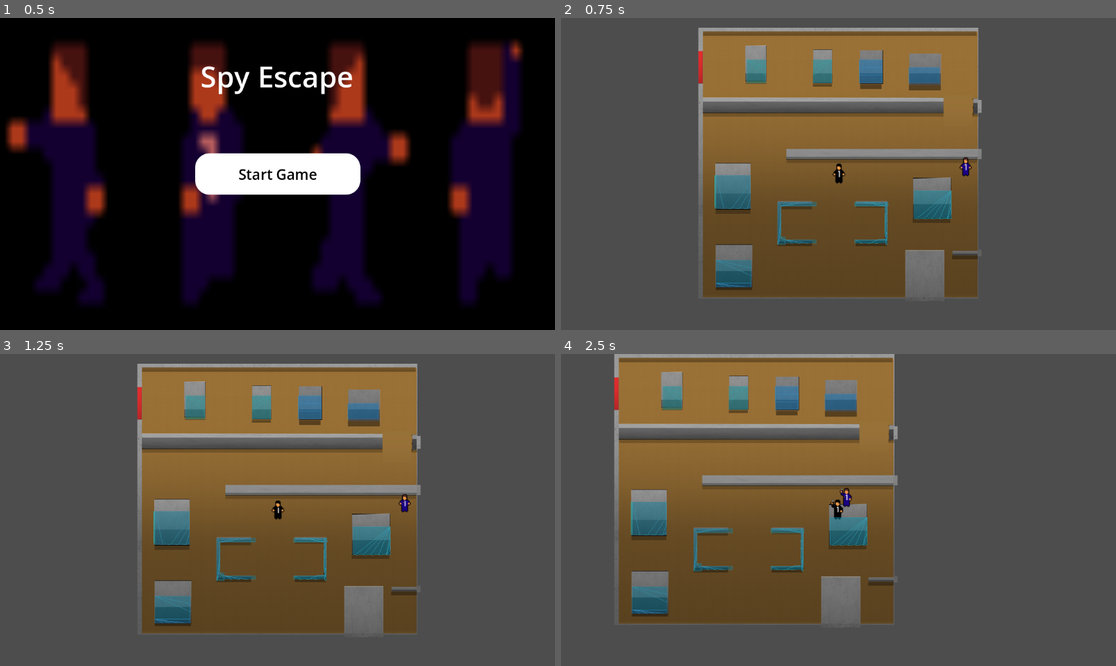
Above: before the commit, frames 1-4 (two rows, left to right).
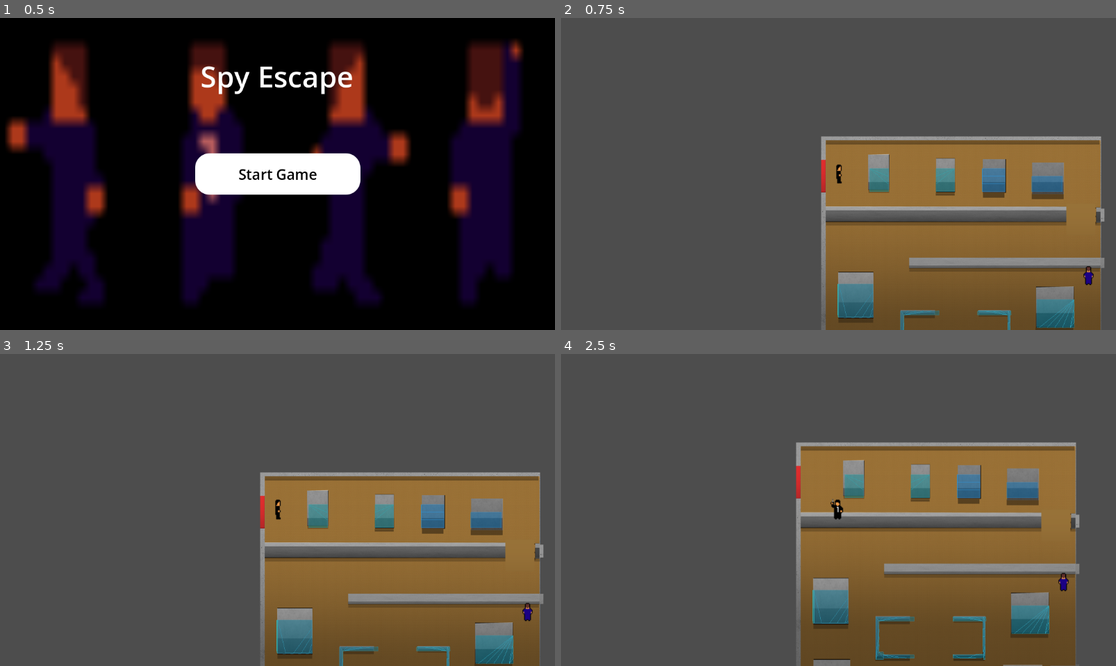
Above: after the commit, the same moments.

Repository: dakaleeb/GodotGroupProject
Game: Godot game, scene res://main_menu.tscn
The game is run twice, just before and just after one commit, with the same random seed, the same clock (stepped at 60 frames per second) and the same inputs.
Inputs (mouse positions are in pixels of both pictures, inside the frame that each line leads up to):
- Up to frame 1 (0.5 s): no input
- Up to frame 2 (0.75 s): click "Start Game" at 0.5 s
- Up to frame 3 (1.25 s): no input
- Up to frame 4 (2.5 s): move the mouse to (960, 494) at 1.27 s; hold Right (right) 1.28-2.03 s; hold Shift (run) 1.28-2.03 s; click (960, 494) at 1.35 s; move the mouse to (727, 525) at 2.02 s; hold Down (down) from 2.03 s (still down); tap Shift (run) at 2.1 s; click (727, 525) at 2.3 s

Frame 1 is identical in both runs. In frame 2, 56% of the frame differs, in the area x 24-98%, y 3-100%; in frame 3, 56%; in frame 4, 64%, in the area x 9-94%, y 0-100%.

Commit message:
guard work

Diff:
--- a/spy-escape/Character/guard.gd
+++ b/spy-escape/Character/guard.gd
@@ -3,22 +3,52 @@
 @export var walk_speed := 150
 @export var run_speed := 250
 @export var health := 3
-@export var detection_range := 200.0
-@export var lose_sight_range := 300.0
+@export var detection_range := 100.0
+@export var lose_sight_range := 200.0
 @export var patrol_wait_time := 2.0  # seconds to wait at each patrol point
 
 var direction := "down"
 var is_dead := false
 var target: Node2D = null
+var chasing := false
+var returning := false
 
 var patrol_points: Array[Vector2] = []
 var current_patrol_index := 0
-var patrol_forward := true  # direction along patrol points
+var patrol_forward := true
 var waiting := false
 var wait_timer := 0.0
-var chasing := false
 
 @onready var anim: AnimatedSprite2D = $AnimatedSprite2D
+@onready var nav_agent: NavigationAgent2D = $NavigationAgent2D
+@onready var attack_area := $AttackArea
+
+# Hitbox direction offsets
+var attack_offsets := {
+	"down": Vector2(0, 30),
+	"left": Vector2(-30, 0),
+	"up": Vector2(0, -30),
+	"right": Vector2(30, 0)
+}
+
+
+func _ready():
+	patrol_points.clear()
+
+	# Get patrol points from group
+	for node in get_tree().get_nodes_in_group("patrol_points"):
+		patrol_points.append(node.global_position)
+
+	if patrol_points.size() == 0:
+		print("⚠️ No patrol points found for ", name)
+	else:
+		print("✅ Patrol points found: ", patrol_points)
+		nav_agent.target_position = patrol_points[0]
+
+	# Find the player automatically
+	var scene_root = get_tree().get_current_scene()
+	if scene_root:
+		target = _find_node_recursive(scene_root, "Player")
 
 
 func _find_node_recursive(node: Node, name: String) -> Node:
@@ -29,12 +59,6 @@
 		if result:
 			return result
 	return null
-
-func _ready() -> void:
-	if target == null:
-		var scene_root = get_tree().get_current_scene()
-		if scene_root:
-			target = _find_node_recursive(scene_root, "Player")
 
 
 func _physics_process(delta: float) -> void:
@@ -49,23 +73,28 @@
 		if chasing:
 			if distance > lose_sight_range:
 				chasing = false
+				returning = true
+				nav_agent.target_position = patrol_points[0]
 			else:
 				chase_target()
 				move_and_slide()
 				return
-		else:
-			if distance < detection_range:
-				chasing = true
-				chase_target()
-				move_and_slide()
-				return
+		elif distance < detection_range:
+			chasing = true
+			chase_target()
+			move_and_slide()
+			return
 
-	handle_patrol(delta)
+	if returning:
+		handle_return(delta)
+	else:
+		handle_patrol(delta)
+
 	move_and_slide()
+
 
 func handle_patrol(delta: float) -> void:
 	if patrol_points.size() < 2:
-		velocity = Vector2.ZERO
 		anim.play("idle_" + direction)
 		return
 
@@ -73,13 +102,11 @@
 		wait_timer -= delta
 		if wait_timer <= 0:
 			waiting = false
-			# Reverse direction at ends
 			if patrol_forward and current_patrol_index >= patrol_points.size() - 1:
 				patrol_forward = false
 			elif not patrol_forward and current_patrol_index <= 0:
 				patrol_forward = true
 		else:
-			velocity = Vector2.ZERO
 			anim.play("idle_" + direction)
 			return
 
@@ -95,32 +122,60 @@
 
 	anim.play("walk_" + direction)
 
-	# Check if reached patrol point
 	if global_position.distance_to(target_point) < 10:
 		waiting = true
 		wait_timer = patrol_wait_time
-
 		if patrol_forward:
 			current_patrol_index += 1
 		else:
 			current_patrol_index -= 1
+		current_patrol_index = clamp(current_patrol_index, 0, patrol_points.size() - 1)
+
+
+func handle_return(delta: float) -> void:
+	if patrol_points.size() == 0:
+		returning = false
+		return
+
+	if nav_agent.is_navigation_finished():
+		returning = false
+		current_patrol_index = 0
+		return
+
+	var next_position = nav_agent.get_next_path_position()
+	var dir_vector = (next_position - global_position).normalized()
+	velocity = dir_vector * walk_speed
+
+	if abs(dir_vector.x) > abs(dir_vector.y):
+		direction = "right" if dir_vector.x > 0 else "left"
+	else:
+		direction = "down" if dir_vector.y > 0 else "up"
+
+	anim.play("walk_" + direction)
+
 
 func chase_target() -> void:
 	var dir_vector = (target.global_position - global_position).normalized()
 	velocity = dir_vector * run_speed
 
-	# Set facing direction
 	if abs(dir_vector.x) > abs(dir_vector.y):
 		direction = "right" if dir_vector.x > 0 else "left"
 	else:
 		direction = "down" if dir_vector.y > 0 else "up"
 
-	anim.play("run_" + direction)
+	var attack_distance = 40.0
+	if global_position.distance_to(target.global_position) < attack_distance:
+		anim.play("attack_" + direction)
+		velocity = Vector2.ZERO
+		update_attack_area_position()
+	else:
+		anim.play("run_" + direction)
 
-	# Attack animation when close
-	if global_position.distance_to(target.global_position) < 40:
-		anim.play("attack_" + direction)
-		velocity = Vector2.ZERO  # stop while attacking
+
+func update_attack_area_position():
+	if attack_area and attack_offsets.has(direction):
+		attack_area.position = attack_offsets[direction]
+
 
 func take_damage(amount: int) -> void:
 	if is_dead:
@@ -132,6 +187,7 @@
 	else:
 		die()
 
+
 func die() -> void:
 	is_dead = true
 	anim.play("death_" + direction)
--- a/spy-escape/Character/guard.tscn
+++ b/spy-escape/Character/guard.tscn
@@ -1,10 +1,13 @@
-[gd_scene load_steps=4 format=3 uid="uid://buk77dkedpr0x"]
+[gd_scene load_steps=5 format=3 uid="uid://buk77dkedpr0x"]
 
 [ext_resource type="Script" uid="uid://bmlm8vil1p3oe" path="res://Character/guard.gd" id="1_ywg5g"]
 [ext_resource type="SpriteFrames" uid="uid://b4tfgixuxyn0c" path="res://Character/Guard.tres" id="2_ynq6l"]
 
 [sub_resource type="CircleShape2D" id="CircleShape2D_ywg5g"]
 radius = 7.0
+
+[sub_resource type="CircleShape2D" id="CircleShape2D_ynq6l"]
+radius = 5.3851647
 
 [node name="Guard" type="CharacterBody2D"]
 script = ExtResource("1_ywg5g")
@@ -18,3 +21,17 @@
 [node name="CollisionShape2D" type="CollisionShape2D" parent="."]
 position = Vector2(-1, 3)
 shape = SubResource("CircleShape2D_ywg5g")
+
+[node name="AttackArea" type="Area2D" parent="."]
+
+[node name="CollisionShape2D" type="CollisionShape2D" parent="AttackArea"]
+position = Vector2(-1, -29)
+shape = SubResource("CircleShape2D_ynq6l")
+debug_color = Color(0.9888424, 0.10445251, 0, 0.41960785)
+
+[node name="NavigationAgent2D" type="NavigationAgent2D" parent="."]
+
+[node name="Marker2D" type="Marker2D" parent="."]
+
+[node name="Marker2D2" type="Marker2D" parent="."]
+position = Vector2(-1, 119)
--- a/spy-escape/Character/player.gd
+++ b/spy-escape/Character/player.gd
@@ -5,7 +5,7 @@
 @export var health := 6
 @export var max_health := 6
 
-var direction := "down"
+var direction := "right"
 var is_dead := false
 var is_hit_anim := false
 var is_attacking := false
--- a/spy-escape/level_1.tscn
+++ b/spy-escape/level_1.tscn
@@ -2752,6 +2752,43 @@
 sources/0 = SubResource("TileSetAtlasSource_ihfcg")
 sources/1 = SubResource("TileSetAtlasSource_rka8t")
 
+[sub_resource type="NavigationPolygon" id="NavigationPolygon_ihfcg"]
+vertices = PackedVector2Array(7.2734375, 6.0390625, 11.703125, 163.75781, -34.46875, 162.71094, -38.726563, 157.21875, -30.5625, -157.02344, -534.5, -156.02344, -529.46875, -260, 8.53125, -260, 3, -140.22656, -33.421875, -89.89844, 3, -104.52344, 7.9921875, -52.078125, -389, -55.078125, -529.0703, -94.890625, -531.90625, 262.96875, -389, 8.046875, -144.63281, 262.02344, -140.61719, 154.77344, -30.75, 260, -25.148438, 205.5625, 11.578125, 260, 9.3828125, 207.46875)
+polygons = Array[PackedInt32Array]([PackedInt32Array(0, 1, 2, 3), PackedInt32Array(4, 5, 6, 7), PackedInt32Array(4, 7, 8, 9), PackedInt32Array(9, 8, 10), PackedInt32Array(9, 10, 11), PackedInt32Array(9, 11, 12, 13), PackedInt32Array(14, 13, 12, 15), PackedInt32Array(16, 14, 15, 17), PackedInt32Array(17, 15, 0, 3), PackedInt32Array(18, 3, 2, 19), PackedInt32Array(20, 18, 19, 21)])
+outlines = Array[PackedVector2Array]([PackedVector2Array(-539, -270, 19, -270, 13, -140, 13, -105, 19, -42, -379, -45, -379, -2, 17, -4, 22, 174, -22, 173, -17, 196, 19, 198, 22, 270, -40, 270, -48, 167, -131, 165, -135, 272, -542, 273, -539, -105, -43, -100, -41, -147, -545, -146)])
+
+[sub_resource type="RectangleShape2D" id="RectangleShape2D_rka8t"]
+size = Vector2(49, 71.75)
+
+[sub_resource type="RectangleShape2D" id="RectangleShape2D_5hph3"]
+size = Vector2(38, 63)
+
+[sub_resource type="RectangleShape2D" id="RectangleShape2D_j7kpp"]
+size = Vector2(51, 63)
+
+[sub_resource type="RectangleShape2D" id="RectangleShape2D_bjebc"]
+size = Vector2(63, 60)
+
+[sub_resource type="RectangleShape2D" id="RectangleShape2D_5rr72"]
+size = Vector2(72.5, 90)
+
+[sub_resource type="RectangleShape2D" id="RectangleShape2D_gyffv"]
+size = Vector2(71.5, 87.5)
+
+[sub_resource type="SegmentShape2D" id="SegmentShape2D_1pe0h"]
+a = Vector2(3, 88)
+
+[sub_resource type="SegmentShape2D" id="SegmentShape2D_27bay"]
+b = Vector2(-60, 4)
+
+[sub_resource type="SegmentShape2D" id="SegmentShape2D_sof0w"]
+a = Vector2(2, 89)
+b = Vector2(-57, 86)
+
+[sub_resource type="SegmentShape2D" id="SegmentShape2D_ggavl"]
+a = Vector2(-65, 165)
+b = Vector2(-65, 88)
+
 [node name="Level 1" type="Node2D"]
 y_sort_enabled = true
 
@@ -2785,17 +2822,76 @@
 polygon = PackedVector2Array(-293, -160, -284, -158, -283, -120, 215, -118, 216, -96, -284, -99, -286, 289, 130, 288, 1 …(353 unchanged characters)…
 
 [node name="Player" parent="scene" instance=ExtResource("3_hn12h")]
-position = Vector2(-1, 29)
+position = Vector2(-256, -197)
 collision_layer = 3
 
 [node name="Camera2D" type="Camera2D" parent="scene/Player"]
 position = Vector2(-1, 0)
 
+[node name="PatrolPoint1" type="Marker2D" parent="scene" groups=["patrol_points"]]
+position = Vector2(262, 12)
+
+[node name="PatrolPoint2" type="Marker2D" parent="scene" groups=["patrol_points"]]
+position = Vector2(262, 160)
+
 [node name="Guard" parent="." instance=ExtResource("4_ihfcg")]
 position = Vector2(262, 12)
 
-[node name="Marker2D" type="Marker2D" parent="Guard"]
-gizmo_extents = 160.0
-
-[node name="Marker2D2" type="Marker2D" parent="Guard"]
-position = Vector2(0, 160)
+[node name="NavigationRegion2D" type="NavigationRegion2D" parent="Guard"]
+position = Vector2(-1, 0)
+navigation_polygon = SubResource("NavigationPolygon_ihfcg")
+
+[node name="NavigationObstacle2D" type="NavigationObstacle2D" parent="."]
+position = Vector2(262, 12)
+
+[node name="CollisionShape2D" type="CollisionShape2D" parent="NavigationObstacle2D"]
+position = Vector2(-437.5, -209.75)
+shape = SubResource("RectangleShape2D_rka8t")
+
+[node name="CollisionShape2D2" type="CollisionShape2D" parent="NavigationObstacle2D"]
+position = Vector2(-297, -204.5)
+shape = SubResource("RectangleShape2D_5hph3")
+
+[node name="CollisionShape2D3" type="CollisionShape2D" parent="NavigationObstacle2D"]
+position = Vector2(-197.5, -204.5)
+shape = SubResource("RectangleShape2D_j7kpp")
+
+[node name="CollisionShape2D4" type="CollisionShape2D" parent="NavigationObstacle2D"]
+position = Vector2(-84.5, -202)
+shape = SubResource("RectangleShape2D_bjebc")
+
+[node name="CollisionShape2D5" type="CollisionShape2D" parent="NavigationObstacle2D"]
+position = Vector2(-480, 41)
+shape = SubResource("RectangleShape2D_5rr72")
+
+[node name="CollisionShape2D6" type="CollisionShape2D" parent="NavigationObstacle2D"]
+position = Vector2(-480.75, 209.25)
+shape = SubResource("RectangleShape2D_gyffv")
+
+[node name="CollisionShape2D7" type="CollisionShape2D" parent="NavigationObstacle2D"]
+position = Vector2(-71, 67)
+shape = SubResource("RectangleShape2D_gyffv")
+
+[node name="CollisionShape2D8" type="CollisionShape2D" parent="NavigationObstacle2D"]
+position = Vector2(-166, 74)
+shape = SubResource("SegmentShape2D_1pe0h")
+
+[node name="CollisionShape2D9" type="CollisionShape2D" parent="NavigationObstacle2D"]
+position = Vector2(-166, 74)
+shape = SubResource("SegmentShape2D_27bay")
+
+[node name="CollisionShape2D10" type="CollisionShape2D" parent="NavigationObstacle2D"]
+position = Vector2(-166, 74)
+shape = SubResource("SegmentShape2D_sof0w")
+
+[node name="CollisionShape2D11" type="CollisionShape2D" parent="NavigationObstacle2D"]
+position = Vector2(-326, 73)
+shape = SubResource("SegmentShape2D_sof0w")
+
+[node name="CollisionShape2D12" type="CollisionShape2D" parent="NavigationObstacle2D"]
+position = Vector2(-322, -5)
+shape = SubResource("SegmentShape2D_sof0w")
+
+[node name="CollisionShape2D13" type="CollisionShape2D" parent="NavigationObstacle2D"]
+position = Vector2(-322, -5)
+shape = SubResource("SegmentShape2D_ggavl")
--- a/spy-escape/project.godot
+++ b/spy-escape/project.godot
@@ -14,6 +14,10 @@
 run/main_scene="uid://b6v5cq6qud3gi"
 config/features=PackedStringArray("4.5", "Forward Plus")
 config/icon="res://icon.svg"
+
+[global_group]
+
+patrol_points=""
 
 [input]
 
Not shown: 1 places in spy-escape/level_1.tscn that only renumber resources
